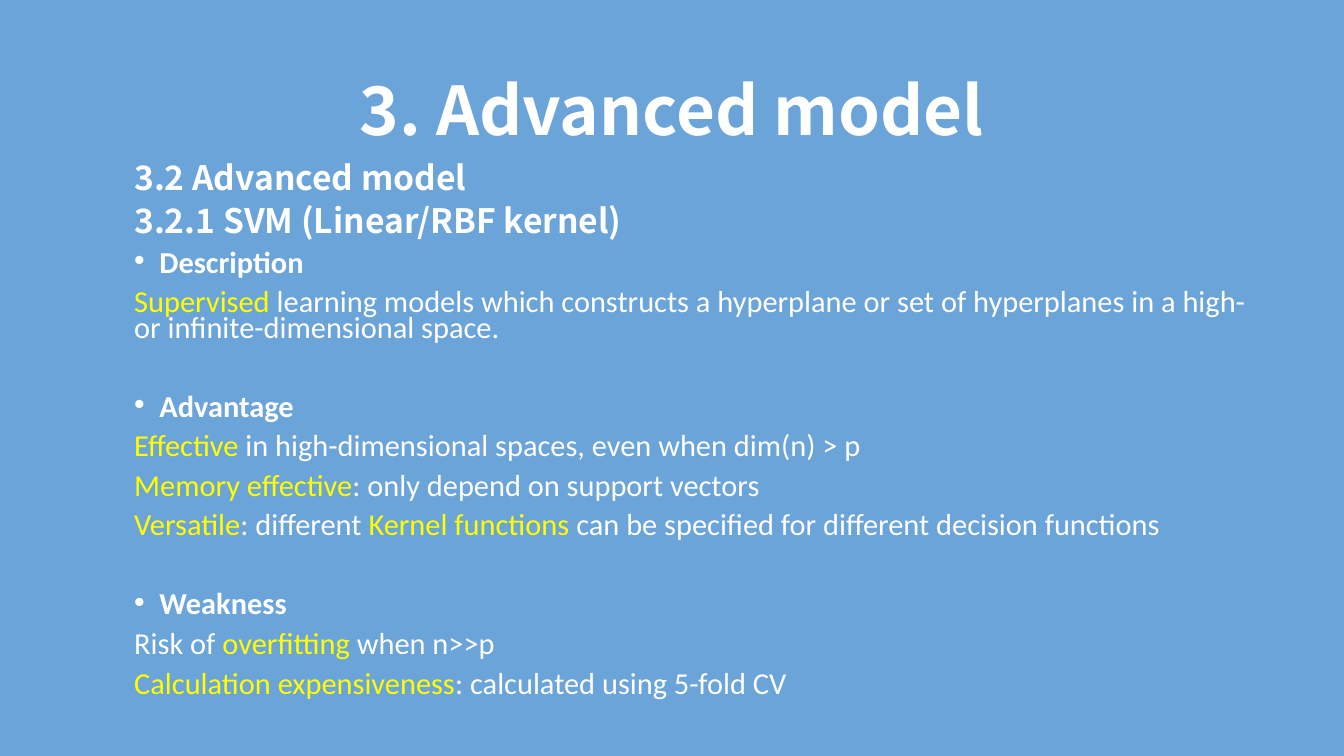
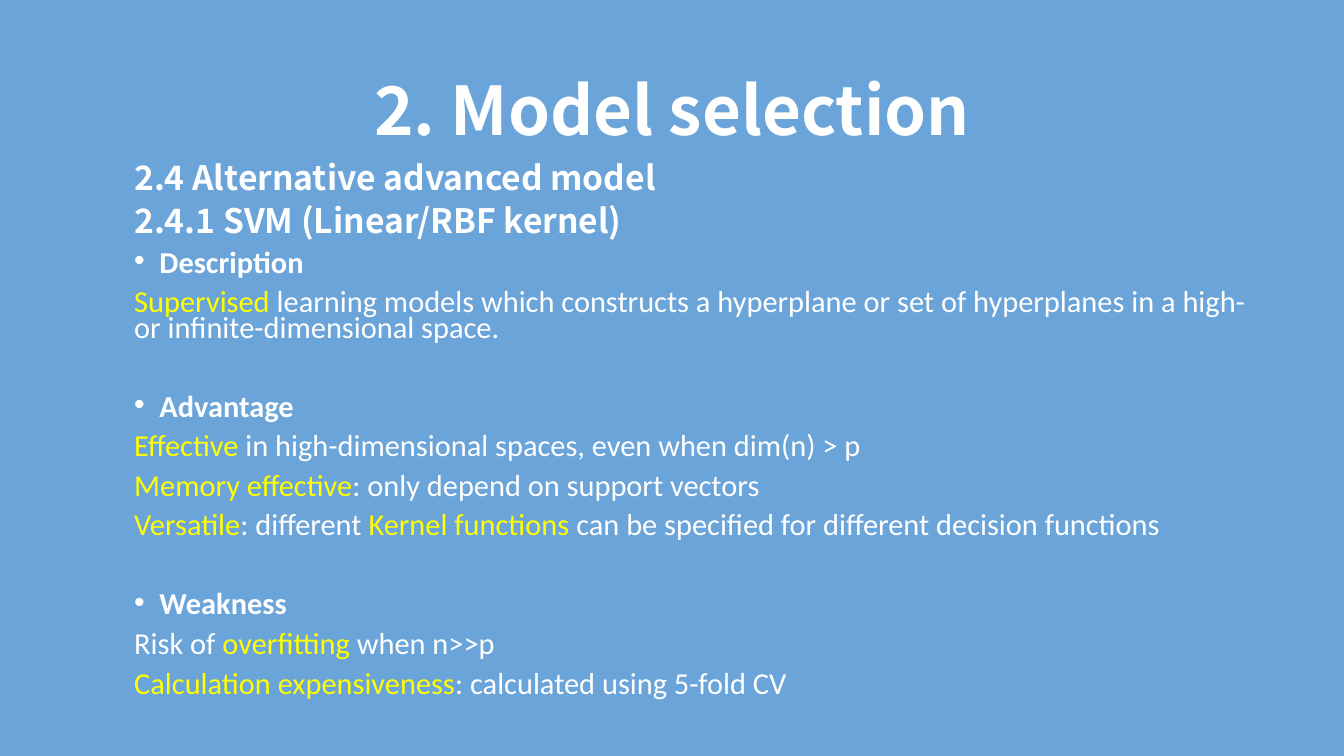
Before and after one commit to TZstatsADS/Spring2018-Project3-Group4, a slide deck: slide 7 of doc/model selection and evaluation.pptx. Drawn at 1344x756 pixels with LibreOffice and Linux fonts; fonts in the diff are those of the drawing. Boxes give left, top, right and bottom in pixels: in the first picture for what was removed or moved away, otherwise in the second. Text is boxed around its words. In the diff, an @@ line names an element or a change of style, - is before the commit and + after.

```diff
--- a/doc/model selection and evaluation.pptx
+++ b/doc/model selection and evaluation.pptx
@@ title at box(374, 80, 970, 136): text changed @@
-3. Advanced model
+2. Model selection
@@ text at box(134, 163, 656, 240): text changed @@
-3.2 Advanced model
-3.2.1 SVM (Linear/RBF kernel)
+2.4 Alternative advanced model
+2.4.1 SVM (Linear/RBF kernel)
```
Also in this commit, not shown: 12 other slides changed.
